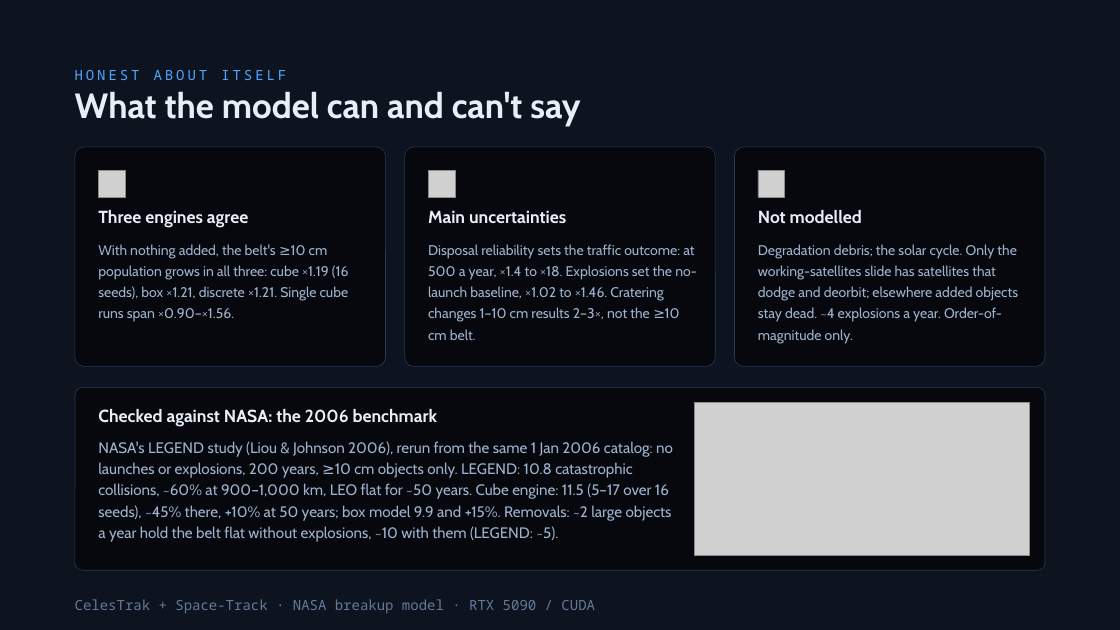
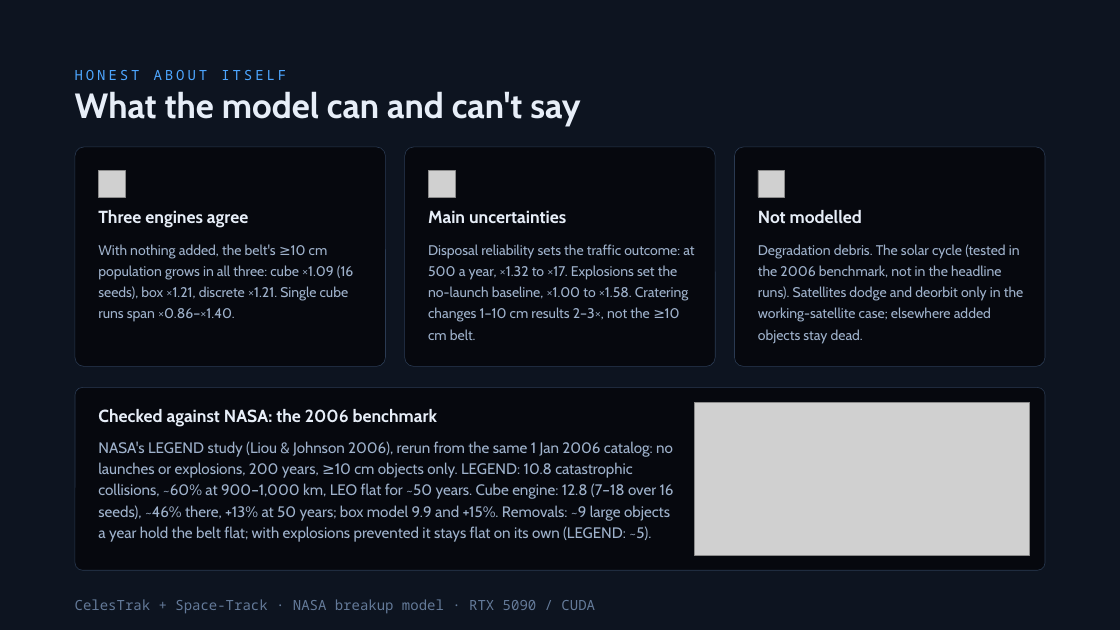
Before and after one commit to TimKadyrov/DebrisCascade, a slide deck: slide 24 of Barrel of Nails — Kessler Study.pptx. Drawn at 1120x630 pixels with LibreOffice and Linux fonts; fonts in the diff are those of the drawing; grey boxes stand for pictures. Boxes give left, top, right and bottom in pixels: in the first picture for what was removed or moved away, otherwise in the second. Text is boxed around its words. In the diff, an @@ line names an element or a change of style, - is before the commit and + after.

Commit message:
Final audit: engine fixes, re-export, deck and docs refreshed
Engines
- Catastrophic collisions per year are divided by the stretch each yearly
  record covers (cube 60-day steps made year 50 read ~12% low).
- Box model: launched satellites and rocket bodies keep fixed 180 kg /
  2,410 kg classes; catalog seeding no longer rewrites their masses.
- Cube: formation exclusion also covers dead catalogued payloads; objects
  started at e = 0.001 decay as circular from the first step; the globe
  classifies all intact objects as intact.
- Median quit year counts runs that never quit; never-quit seeds no longer
  break the JSON export. Duplicate 16-seed ensembles hit the cache.
- Drag lifetimes integrate to 10,000 years (the 1,000-year cap drew a false
  step near 1,400 km). Dead code removed.

Numbers (new export, 16 seeds; 2006 benchmark rerun)
- Nothing added x1.09, 50/yr x2.8, 500/yr x60, working x4.8, ~9 removals/yr;
  benchmark cube 12.8 (7-18) vs LEGEND 10.8, box 9.9.
- Comparison traffic rows from the cube engine; "1,000 barrels" instead of
  an unproven ceiling; operators wording (median run, launches taper).

Deck, charts, SUMMARY: every model number from the new export; wording
fixes from the audit; WPF label overlaps fixed.

```diff
--- a/Barrel of Nails — Kessler Study.pptx
+++ b/Barrel of Nails — Kessler Study.pptx
@@ text at (x1=98, y1=244, x2=354, y2=322): text changed @@
-With nothing added, the belt's ≥10 cm population grows in all three: cube ×1.19 (16 seeds), box ×1.21, discrete ×1.21. Single cube runs span ×0.90–×1.56.
+With nothing added, the belt's ≥10 cm population grows in all three: cube ×1.09 (16 seeds), box ×1.21, discrete ×1.21. Single cube runs span ×0.86–×1.40.
@@ text at (x1=428, y1=244, x2=694, y2=322): text changed @@
-Disposal reliability sets the traffic outcome: at 500 a year, ×1.4 to ×18. Explosions set the no-launch baseline, ×1.02 to ×1.46. Cratering changes 1–10 cm results 2–3×, not the ≥10 cm belt.
+Disposal reliability sets the traffic outcome: at 500 a year, ×1.32 to ×17. Explosions set the no-launch baseline, ×1.00 to ×1.58. Cratering changes 1–10 cm results 2–3×, not the ≥10 cm belt.
@@ text at (x1=758, y1=244, x2=1023, y2=344): text changed @@
-Degradation debris; the solar cycle. Only the working-satellites slide has satellites that dodge and deorbit; elsewhere added objects stay dead. ~4 explosions a year. Order-of-magnitude only.
+Degradation debris. The solar cycle (tested in the 2006 benchmark, not in the headline runs). Satellites dodge and deorbit only in the working-satellite case; elsewhere added objects stay dead.
@@ text at (x1=98, y1=441, x2=674, y2=542): text changed @@
-NASA's LEGEND study (Liou & Johnson 2006), rerun from the same 1 Jan 2006 catalog: no launches or explosions, 200 years, ≥10 cm objects only. LEGEND: 10.8 catastrophic collisions, ~60% at 900–1,000 km, LEO flat for ~50 years. Cube engine: 11.5 (5–17 over 16 seeds), ~45% there, +10% at 50 years; box model 9.9 and +15%. Removals: ~2 large objects a year hold the belt flat without explosions, ~10 with them (LEGEND: ~5).
+NASA's LEGEND study (Liou & Johnson 2006), rerun from the same 1 Jan 2006 catalog: no launches or explosions, 200 years, ≥10 cm objects only. LEGEND: 10.8 catastrophic collisions, ~60% at 900–1,000 km, LEO flat for ~50 years. Cube engine: 12.8 (7–18 over 16 seeds), ~46% there, +13% at 50 years; box model 9.9 and +15%. Removals: ~9 large objects a year hold the belt flat; with explosions prevented it stays flat on its own (LEGEND: ~5).
```
Also in this commit, not shown: 12 other slides changed, 23 other files.
